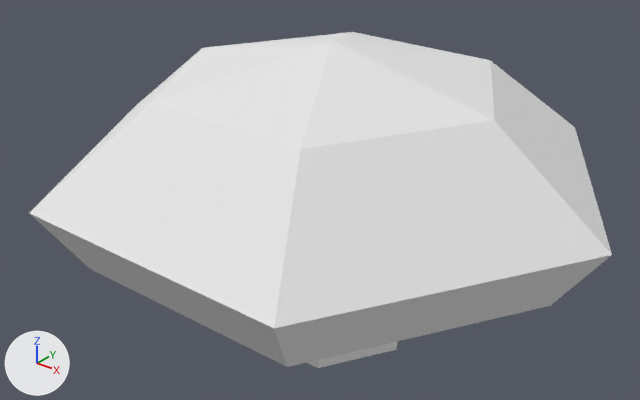
The OBJ model Assets/MapEditor/modular_terrain_collection/Hilly_Prop_Mushroom_2.obj: old version first, new version second.
Rendered twice from a camera (50 mm lens) standing at (0.43, -0.553, 0.464) and looking at (-0.005, -0.009, 0.127). Every picture has the same lights, and +X, +Y and +Z are marked at lower left. Where no turn or scale is listed for an object, it has been applied to the vertices.
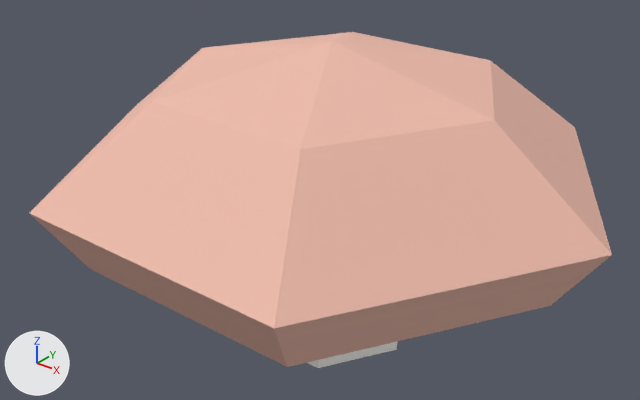
Where the change shows, as pixel boxes [x1, y1, x2, y2] in the pictures (640 x 400 px):
'object2', recoloured (white to beige)
    both: [29, 32, 612, 367]

Edits to the bpy script that builds the scene:
```text
Change mat_red_mushroom:
    mat_red_mushroom.base_color: (0.8, 0.8, 0.8) -> (0.859, 0.502, 0.408)  # white #e7e7e7 -> beige #eebcab
```
